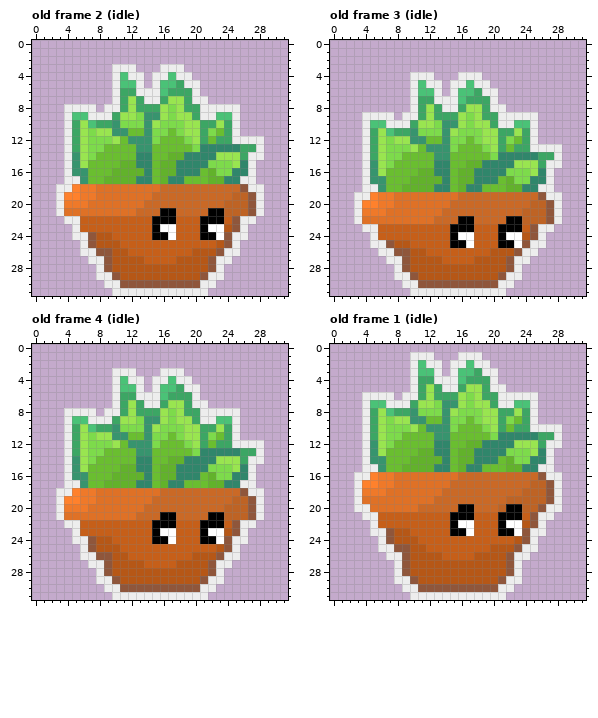
Pixel-art file, stored at Assets/Sprites/Player/plantcharacter-Sheet.aseprite. The first picture shows the starting point.
32x32 pixels, 4 frames. Colours within 5 levels of each other are drawn and written as one. Shown: old frame 2 (idle), old frame 3 (idle), old frame 4 (idle), old frame 1 (idle). The commit also changed other frames, which this record leaves out.
And afterwards:
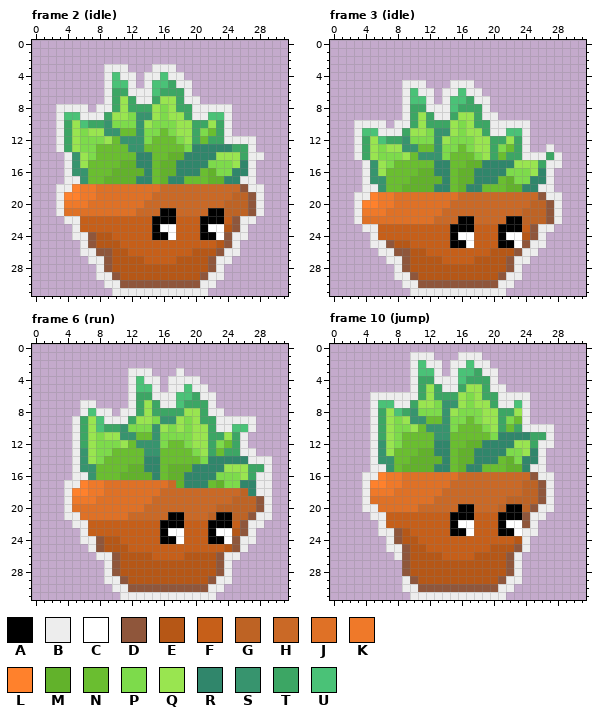
Palette (. is transparent): A #000000  B #ededed  C #ffffff  D #8f563b  E #b65716  F #c65f19  G #be6324  H #ca6926  J #df7126  K #ef7929  L #ff812c  M #62b22b  N #6abe30  P #7ddb4b  Q #99e550  R #30866b  S #37946e  T #3ca664  U #4ac277
A new or re-ordered frame is compared with the old frame closest to it.
Changes in this commit:
frames 4 -> 14
Changed rows in their new state; - is an unchanged pixel.
Frame 2 (idle) is new; against old frame 2 (idle), layer "Layer":
first column x 3:
 3 ------B--.--B--.----------
 4 ------BUB-.B-UB-.---------
 5 ------BU-B.BU-TB-.--------
 6 ------BT-B--UT--B.--------
 7 ------BTQTB-TQ-TB-.-------
 8 B---.B-TQT--QPQT-B----.---
 9 BU-B--TQ-PS-QPQ-TB-U-B.---
10 BTQUT-SP--SQP--Q-T-QTB.---
11 BTQPQ-S-N-SP-NPQ-TPNTB.---
12 BTQP--QNS--PN--PQTNT-B---.
13 BTQP-N---S-N----PR----T-B.
Frame 3 (idle) is new; against old frame 3 (idle), layer "Layer":
first column x 3:
 4 -------...---...----------
 5 ------B-B..---B..---------
 6 ------BUBB.B--BB..--------
 7 ------BUUB.-U--BB.--------
 8 ------BT-BB-U-TTB..-------
 9 -....--TQTBB--QTBB.....---
10 B-BB.----TTTQPQTTB--BB.---
11 BUUBBB-QQ-S---QQTBBUUB.---
12 BTQUTTSPPPSQ--PQ-T-QTB.---
13 BTQPQQSS-N-P--PQQTP--B..-.
14 BTQP--Q-SS-P---PQTNTTBBB--
Frame 6 (run) against old frame 4 (idle), layers "Eyes Layer", "Layer":
first column x 3:
 3 -------..-BB-..------------
 4 -------..-UB-.B--B---------
 5 -------..BUU-.BBU-B--------
 6 -------..BTT-BBUUTBB-------
 7 ---BB--..B-QTBBU-TTB-------
 8 -..-UB-.BB-Q-TTTQQT--..----
 9 -.BTQU-BBTQQPSS-PQTTBB-BB--
10 -.BTQU-TS--PSQ-QP-Q-BBUUB--
11 -.BTQP-Q-S-NS-P-P-QTTQTB---
12 -.BTQ--PQN--SP----QTPNT-..-
13 -.BSQ-P---N-S-----QTNTTBB.-
14 -.BSQP----N-R-NNNNP-RRRR--B
15 -.BSS---N-M-RN-MM--RRQ-QTTB
16 -.BBS--N---MRN-M--RR--PQTBB
17 ---LKKJJJJJJJJHMRRRN-PPRRBB
18 .--L-K-----------------GR-B
19 .BK---------------------GDB
20 .BJJ----------------G---GDB
21 .BB------H---H-A---G-A----B
22 -.-B--------F--A--F--AFD-B-
23 --.B--------FA-C--FA-CEDB--
24 --.-BD-E----F-AC--F-ACD-B--
25 ---.BD--E-----------FEDB---
26 ---..BBD-EEE----E----------
27 ----..BD---EEEE----ED------
28 -----.BD-----------EDB-----
29 -----.-BD---------ED-B-----
30 ------.-B---------D-B------
31 -------.-----------B-------
Frame 10 (jump) is new; against old frame 1 (idle), layer "Layer":
first column x 3:
 6 -.---B----------------.---
 7 -.B-U----------------B.---
 8 -.BTQU---------------B.---
 9 -.BTQP---------------B.---
10 -.BTQ----------------B---.
11 -.BTQ-----------------T-B.
12 -.BSQP----------------TB-.
13 -.BSQ----------------QRB.-
14 -.B-S----------------R-B.-
15 -.-BS-----------------B-.-
16 .-BL-K----------------DB-.
17 .B-L-K---------------G-DB.
18 .B--K------------------DB.
19 .B---------------------DB.
20 .-B-------------------DB-.
21 -.-B-----------------DB-.-
22 --.B-----------------DB.--
23 --.-BD---------------B-.--
24 ---.BD---------------B.---
25 ---.-B----------------.---
26 ----.----------------.----
27 -----.--------------------
28 -----.--------------------
29 -----.--------------------
Boxes around the changes in both pictures, in picture pixels (x1, y1, x2, y2):
changed: (56, 64, 264, 152)
changed: (354, 72, 562, 160)
changed: (56, 368, 272, 600)
changed: (354, 392, 402, 584)
changed: (522, 392, 562, 560)
